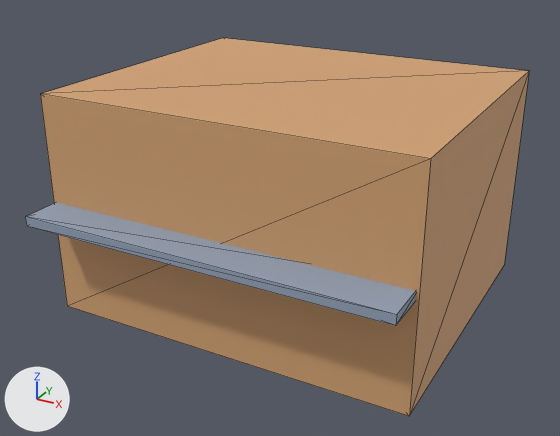
Two versions of the glTF model public/assets/models/buildings/bld_nairobi_shop_02.glb, one commit apart.
One viewpoint serves both versions: a 50 mm camera at (11.07, -21.33, 13.07) aimed at (0.04, -1.27, 3.04). Arrows for +X, +Y and +Z are at lower left; the lights stay in place. The picture after the commit comes second. Mesh edges are drawn as thin lines. Where no turn or scale is listed for an object, it has been applied to the vertices. Vertices at exactly the same position are counted once.
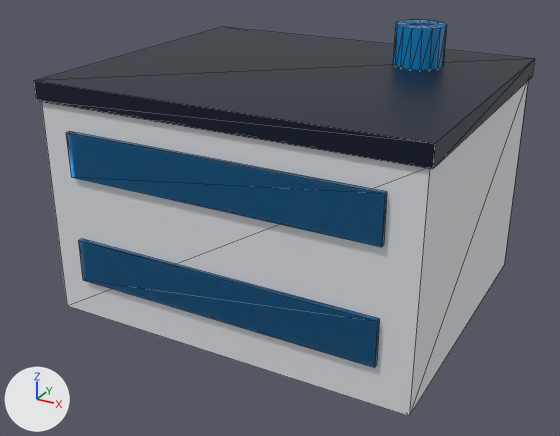
Where the newer file only moved an object's origin or applied its transform, the numbers keep the older frame.

Where the change shows, as pixel boxes [x1, y1, x2, y2] in the pictures (560 x 436 px):
'Mesh_0', recoloured (beige to white): [41, 81, 528, 416] in both
'Mesh_1', recoloured, reshaped, moved (28% wider, 14% taller): before [25, 202, 416, 326]; after [34, 27, 535, 169]
'Mesh_3', added: after [66, 131, 387, 247]
'Mesh_2', added: after [78, 239, 379, 367]
'Mesh_4', added (blue): after [393, 20, 447, 70]

Edits to the bpy script that builds the scene:
```text
Change mat_material_0:
    mat_material_0.base_color: (0.658, 0.366, 0.171) -> (0.784, 0.799, 0.831)  # beige #d4a373 -> white #e5e7eb
Change mat_material_1:
    mat_material_1.base_color: (0.296, 0.366, 0.479) -> (0.013, 0.0222, 0.0437)  # greyish blue #94a3b8 -> dark blue #1e293b
Add mat_material_3:
    mat_material_3 = principled_material('Material_3')
    mat_material_3.base_color = (0.000607, 0.231, 0.571)  # blue #0284c7
    mat_material_3.roughness = 0.4
Add mat_material_2:
    mat_material_2 = principled_material('Material_2')
    mat_material_2.base_color = (0.000607, 0.231, 0.571)  # blue #0284c7
    mat_material_2.metallic = 0.9
    mat_material_2.roughness = 0.1
    mat_material_2.alpha = 0.7
Change me_mesh_1:
    used by ob_mesh_1; location = (0.0, -5.4, 3.6)
    remove me_mesh_1.from_pydata(...)  # 8 vertices, 12 faces; spans x -5.9..5.9, y -0.9..0.9, z -0.15..0.15
    add me_mesh_1.from_pydata(...)  # 8 vertices, 12 faces; spans x -6.1..6.1, y -5.1..5.1, z -0.3..0.3
    me_mesh_1 part 1
    me_mesh_1.vertices[0].co: (5.9, -0.9, 0.15) -> (6.1, -5.1, 0.3)  # pixel (396, 314) -> pixel (434, 143)
    me_mesh_1.vertices[1].co: (5.9, 0.9, 0.15) -> (6.1, 5.1, 0.3)  # not seen -> pixel (534, 58)
    me_mesh_1.vertices[2].co: (5.9, -0.9, -0.15) -> (6.1, -5.1, -0.3)  # pixel (395, 325) -> pixel (432, 169)
    me_mesh_1.vertices[3].co: (5.9, 0.9, -0.15) -> (6.1, 5.1, -0.3)  # not seen -> pixel (532, 76)
    me_mesh_1.vertices[4].co: (-5.9, 0.9, 0.15) -> (-6.1, 5.1, 0.3)  # not seen -> pixel (222, 26)
    me_mesh_1.vertices[5].co: (-5.9, -0.9, 0.15) -> (-6.1, -5.1, 0.3)  # pixel (25, 216) -> pixel (33, 80)
    me_mesh_1.vertices[6].co: (-5.9, 0.9, -0.15) -> (-6.1, 5.1, -0.3)
    me_mesh_1.vertices[7].co: (-5.9, -0.9, -0.15) -> (-6.1, -5.1, -0.3)  # pixel (26, 226) -> pixel (36, 100)
Add me_mesh_4:
    me_mesh_4.from_pydata(...)  # 36 vertices, 64 faces; spans x -0.8..0.8, y -0.8..0.8, z -0.75..0.75
    me_mesh_4.materials.append(mat_material_3)  # blue #0284c7
Add me_mesh_3:
    me_mesh_3.from_pydata(...)  # a box spanning x -5.0..5.0, y -0.08..0.08, z -0.7..0.7
    me_mesh_3.materials.append(mat_material_2)  # blue #0284c7
Change ob_mesh_1:
    ob_mesh_1.location: (0.0, -5.4, 3.6) -> (0.0, 0.0, 7.3)
Add ob_mesh_4:
    ob_mesh_4 = bpy.data.objects.new('Mesh_4', me_mesh_4)
    ob_mesh_4.location = (3.0, 2.5, 8.1)
Add ob_mesh_3:
    ob_mesh_3 = bpy.data.objects.new('Mesh_3', me_mesh_3)
    ob_mesh_3.location = (0.0, -5.08, 5.5)
Add ob_mesh_2:
    ob_mesh_2 = bpy.data.objects.new('Mesh_2', me_mesh_3.copy())
    ob_mesh_2.location = (0.0, -5.08, 2.0)
```
